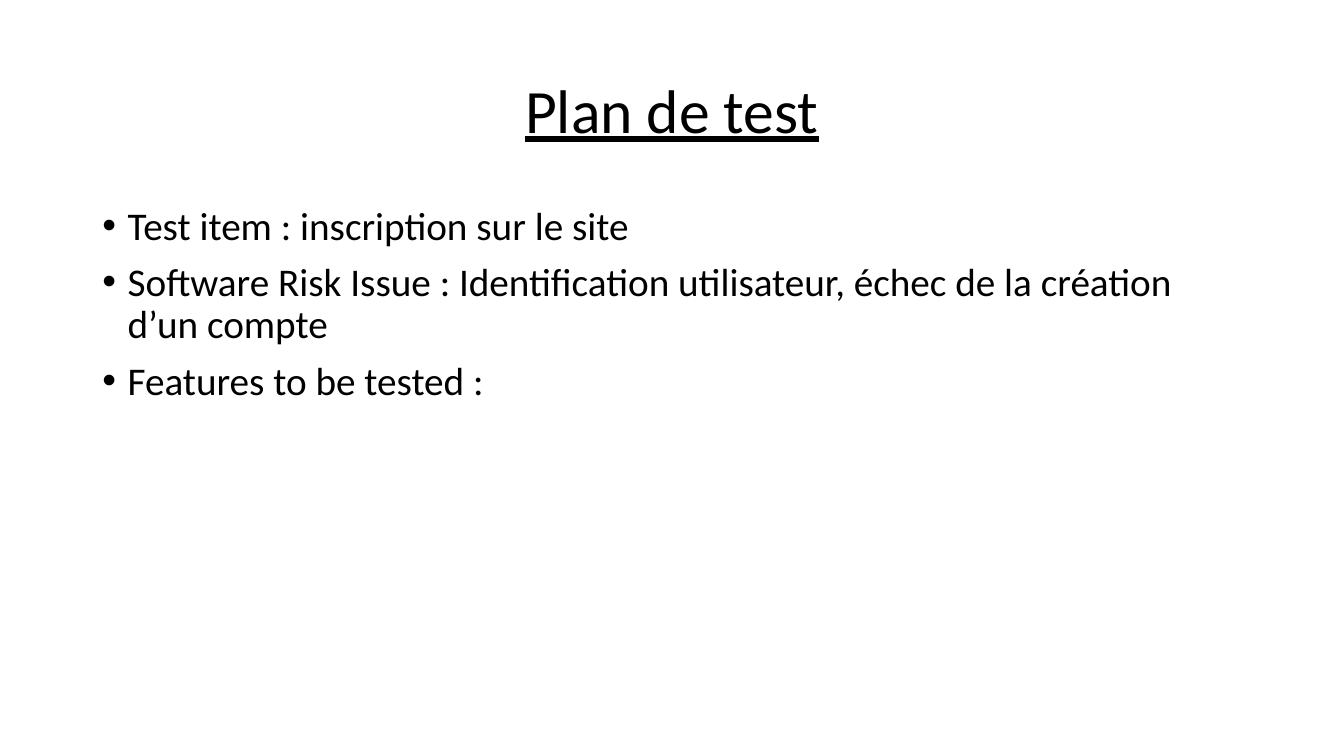
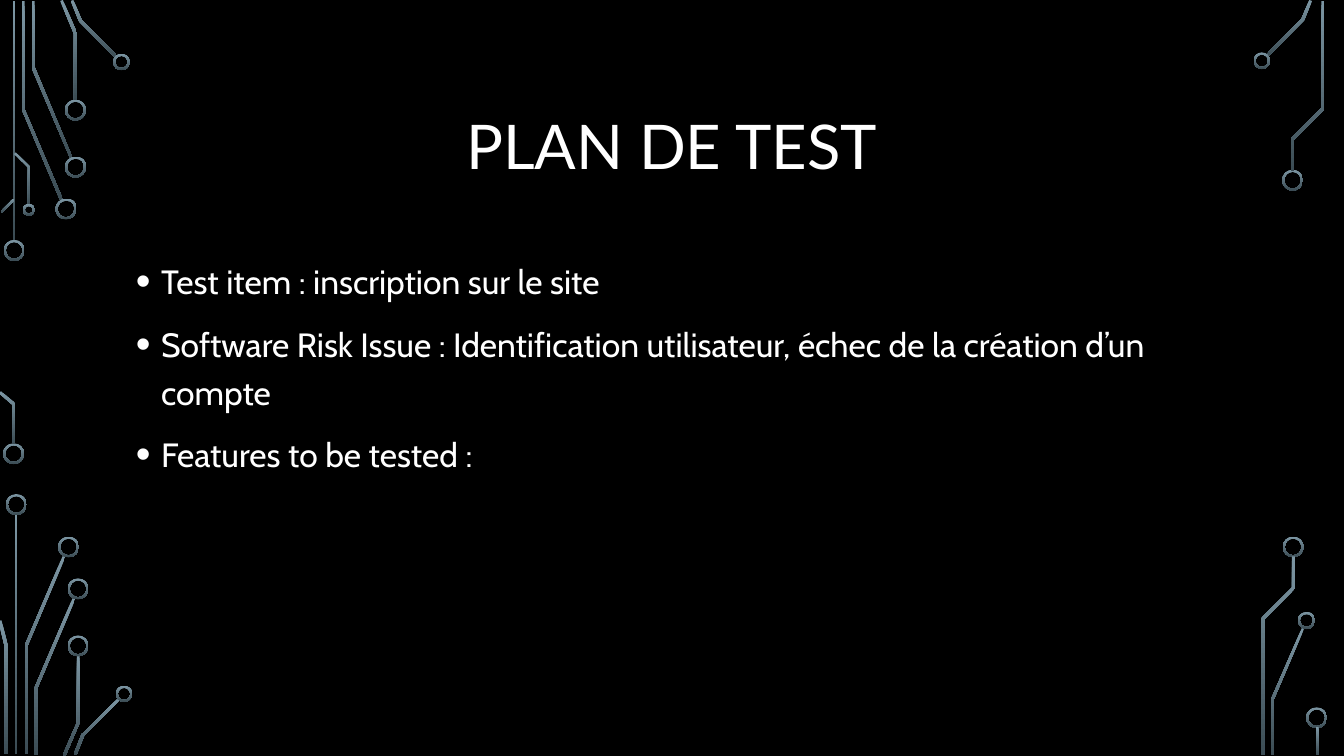
Before and after one commit to NicolasDouvrin/Projet100H, a slide deck: slide 12 of Oral projet100h.pptx (slide 11 before the commit). Drawn at 1344x756 pixels with LibreOffice and Linux fonts; fonts in the diff are those of the drawing; background and template pictures are left out. Boxes give left, top, right and bottom in pixels: in the first picture for what was removed or moved away, otherwise in the second. Text is boxed around its words. In the diff, an @@ line names an element or a change of style, - is before the commit and + after.

```diff
--- a/Oral projet100h.pptx
+++ b/Oral projet100h.pptx
@@ background #FFFFFF to picture (left out) @@
@@ title at <box>466,124,877,170</box>: text changed; font Calibri to Lato; text colour #000000 to #FFFFFF @@
-Plan de test
+PLAN DE TEST
@@ text "Test item : inscription sur ...": place and size @@
-text "Test item : inscription sur ..." at <box>128,212,1172,396</box>
+text "Test item : inscription sur ..." at <box>161,268,1144,468</box>
@@ text "Test item : inscription sur ..." at <box>161,268,1144,468</box>: size 28 to 24 pt, font Calibri to Cabin, text colour #000000 to #FFFFFF; line spacing 0.9 to 1.2 @@
@@ group added at <box>0,0,1328,756</box>: 33 freeform shapes, 3 rectangles @@
```
Also in this commit, not shown: 10 other slides changed, 2 slides added, 1 slide removed, 1 other file.
